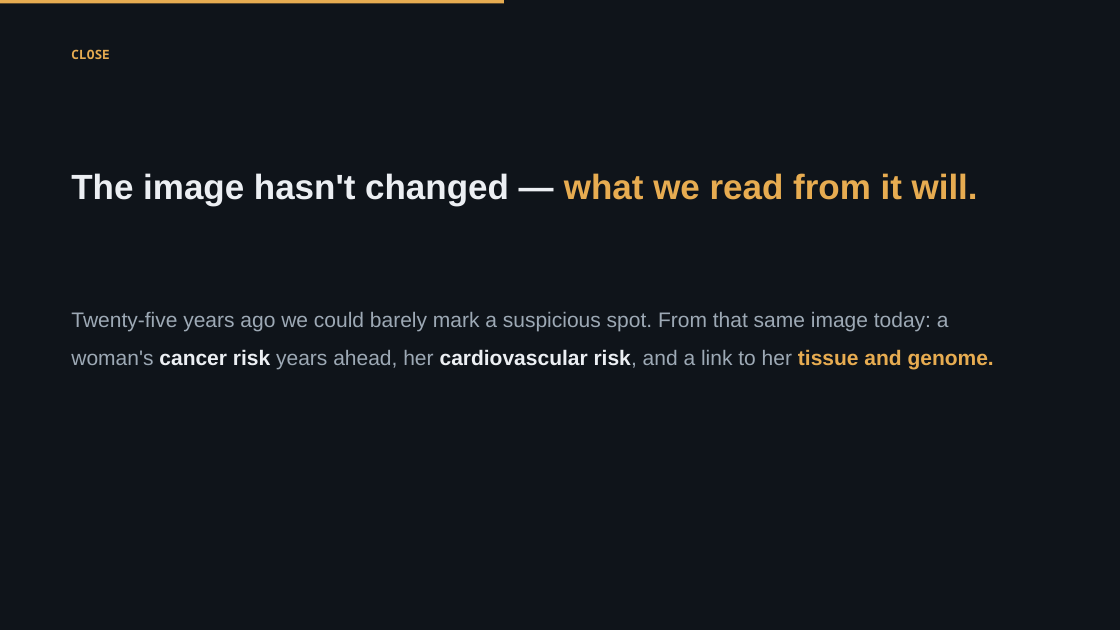
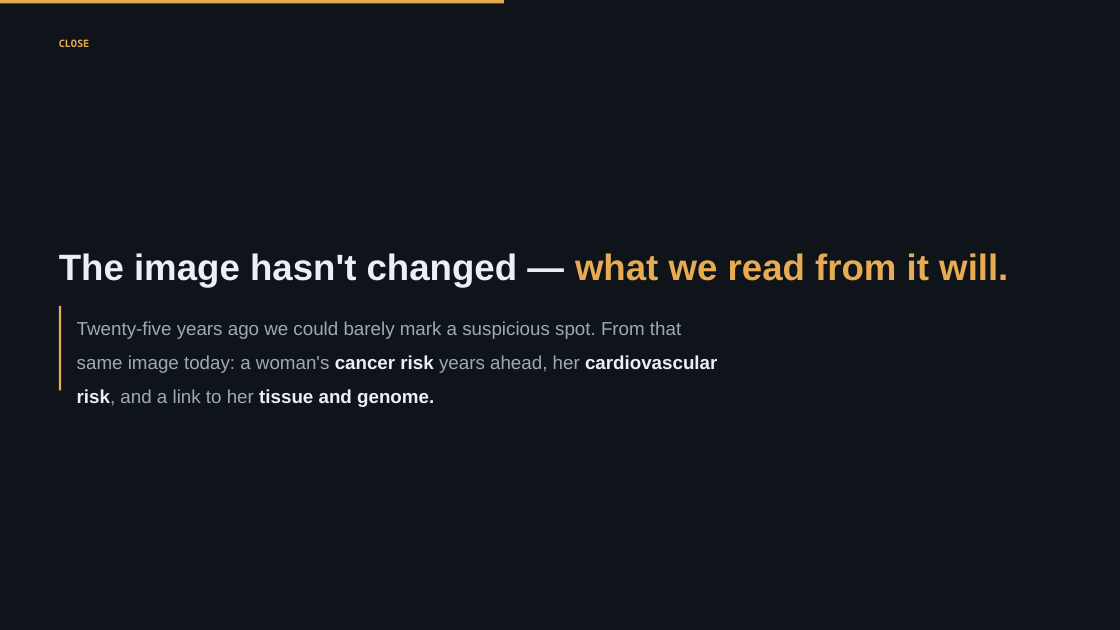
Before and after one commit to Emory-HITI/Mammo, a slide deck: slide 4 of keynote-iwbi-2026/pptx/sections/IWBI2026_Trivedi_07_close.pptx. Drawn at 1120x630 pixels with LibreOffice and Linux fonts; fonts in the diff are those of the drawing; background and template pictures are left out. Boxes give left, top, right and bottom in pixels: in the first picture for what was removed or moved away, otherwise in the second. Text is boxed around its words. In the diff, an @@ line names an element or a change of style, - is before the commit and + after.

```diff
--- a/keynote-iwbi-2026/pptx/sections/IWBI2026_Trivedi_07_close.pptx
+++ b/keynote-iwbi-2026/pptx/sections/IWBI2026_Trivedi_07_close.pptx
@@ text "CLOSE": place and size @@
-text "CLOSE" at (71, 49, 110, 59)
+text "CLOSE" at (59, 39, 90, 47)
@@ text "CLOSE" at (59, 39, 90, 47): size 11 to 8.7 pt; line spacing 1 to 1.2 @@
@@ text "The image hasn't changed — ...": place and size @@
-text "The image hasn't changed — ..." at (71, 173, 978, 206)
+text "The image hasn't changed — ..." at (59, 253, 1008, 287)
@@ text "The image hasn't changed — ..." at (59, 253, 1008, 287): size 30 to 31.4 pt; line spacing 1.12 to 1.1 @@
@@ rectangle added at (59, 306, 61, 391), fill #E7AC51 @@
@@ text "Twenty-five years ago we could ...": place and size @@
-text "Twenty-five years ago we could ..." at (71, 312, 994, 369)
+text "Twenty-five years ago we could ..." at (77, 321, 717, 407)
@@ text "Twenty-five years ago we could ..." at (77, 321, 717, 407): size 18 to 16.1 pt; text colour #E7AC51 to #ECEFF3 in "tissue and genome." @@
```
Also in this commit, not shown: 4 other slides changed, 3 other files.
